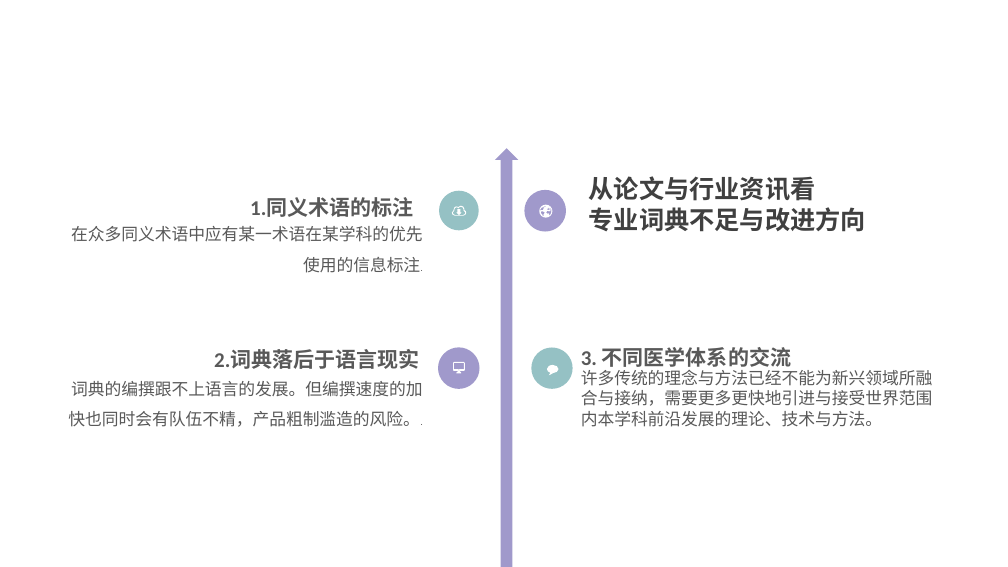
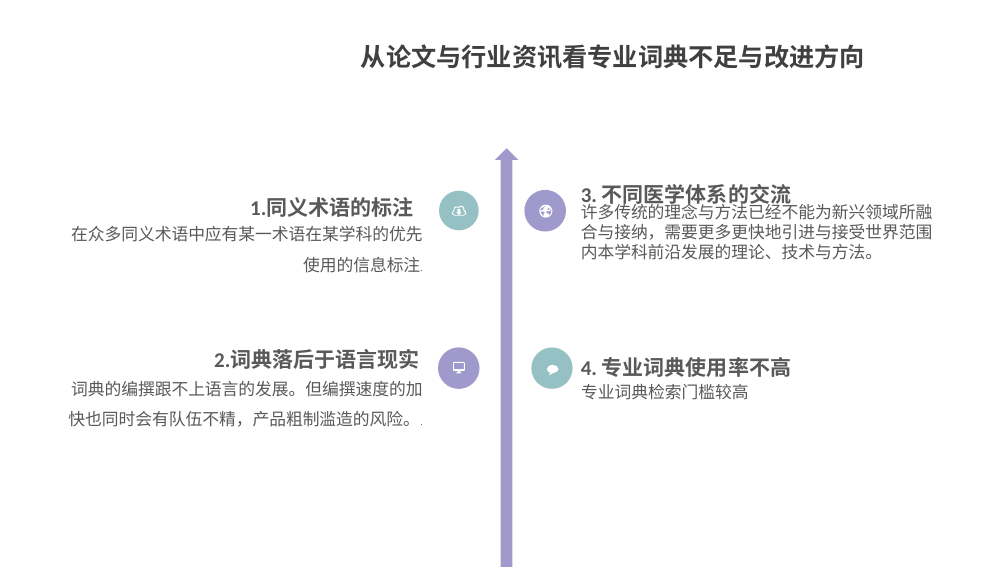
Before and after one commit to peijiawen98/TLK_1107, a slide deck: slide 10 of 电子词典需求分析.pptx. Drawn at 1008x567 pixels with LibreOffice and Linux fonts; fonts in the diff are those of the drawing. Boxes give left, top, right and bottom in pixels: in the first picture for what was removed or moved away, otherwise in the second. Text is boxed around its words. In the diff, an @@ line names an element or a change of style, - is before the commit and + after.

```diff
--- a/电子词典需求分析.pptx
+++ b/电子词典需求分析.pptx
@@ text at (361,44,865,69): text changed @@
-从论文与行业资讯看
-专业词典不足与改进方向
+从论文与行业资讯看专业词典不足与改进方向
@@ text "3. 不同医学体系的交流": place and size @@
-text "3. 不同医学体系的交流" at (581,347,791,371)
+text "3. 不同医学体系的交流" at (581,184,791,209)
@@ text "许多传统的理念与方法已经不能为新兴领域所融合与接纳，需要更多更快地引进与接受世界范围内本学科前沿发展的理论、技术与方法。": place and size @@
-text "许多传统的理念与方法已经不能为新兴领域所融合与接纳，需要更多更快地引进与接受世界范围内本学科前沿发展的理论、技术与方法。" at (581,370,933,427)
+text "许多传统的理念与方法已经不能为新兴领域所融合与接纳，需要更多更快地引进与接受世界范围内本学科前沿发展的理论、技术与方法。" at (581,201,933,260)
@@ text added at (581,357,791,377), 20 pt, text #595959, bold @@
+4. 专业词典使用率不高
@@ text added at (581,384,748,400), 16 pt, text #595959 @@
+专业词典检索门槛较高
```
Also in this commit, not shown: 3 other slides changed.
